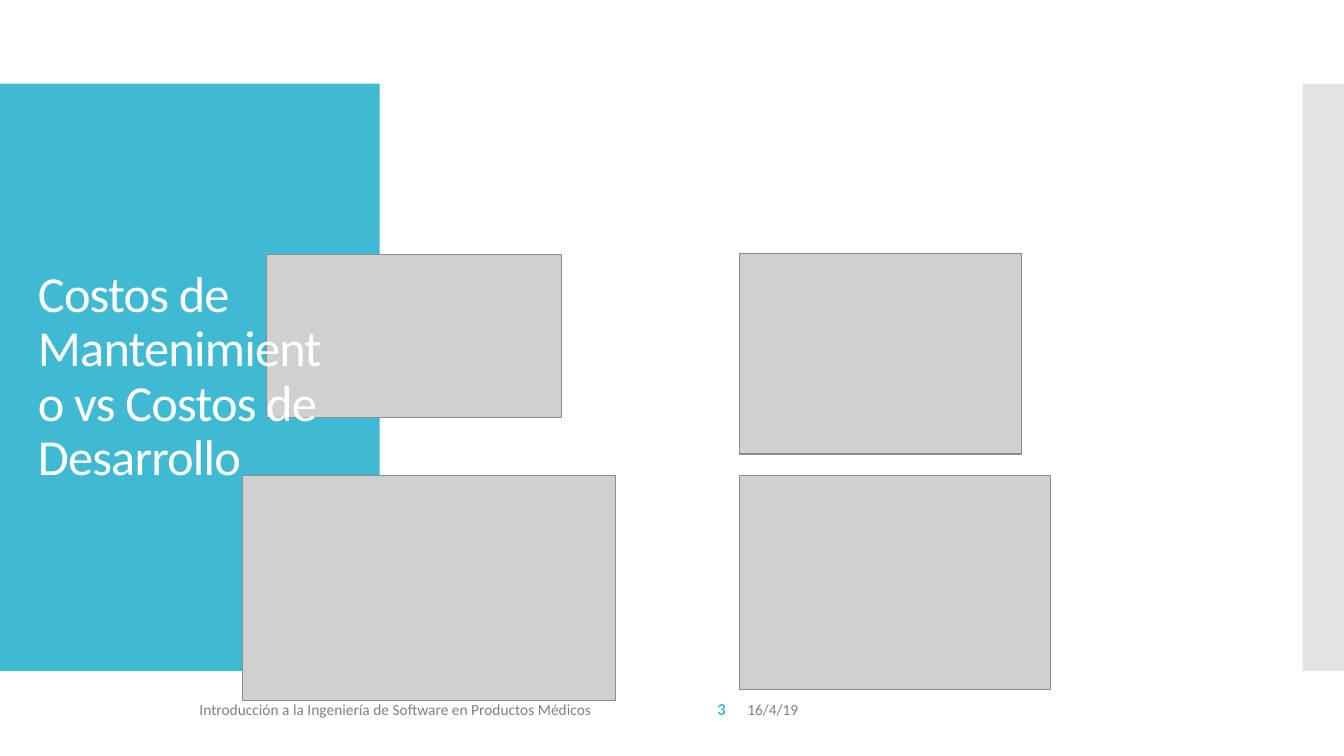
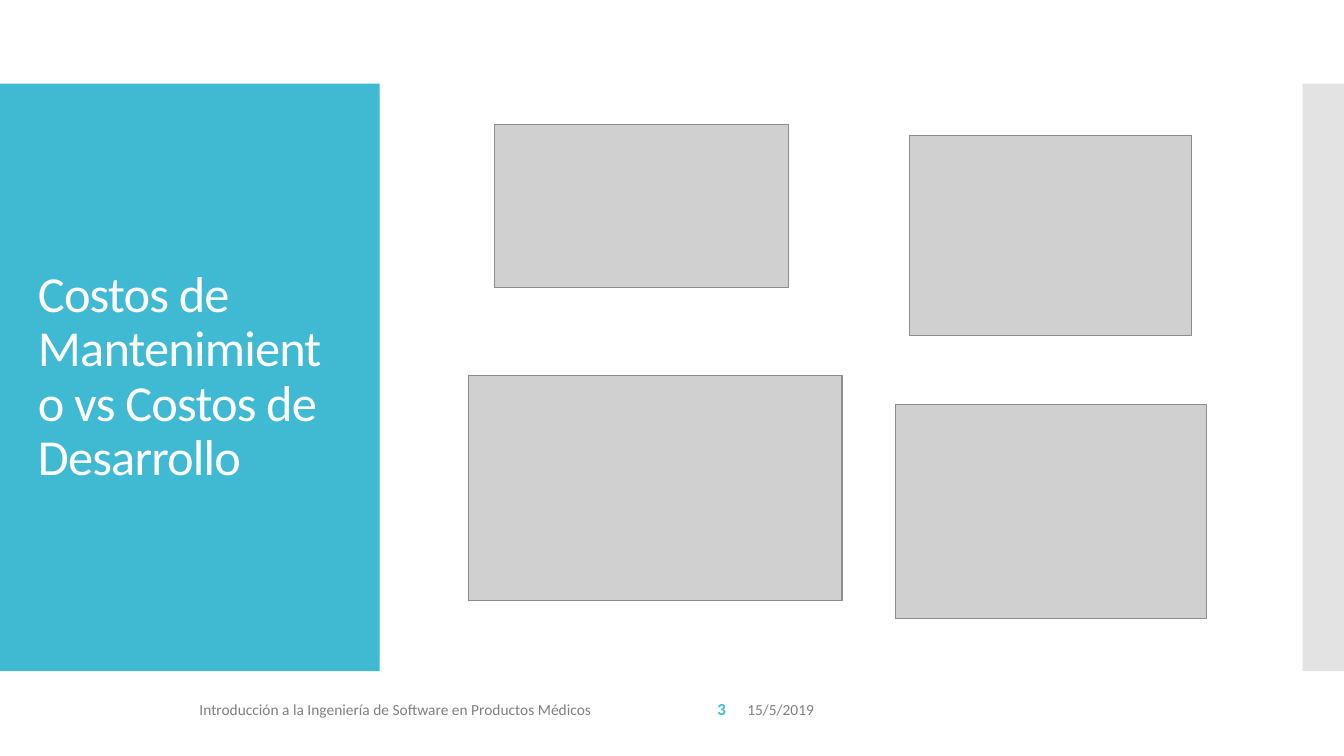
Before and after one commit to vvalotto/IS-en-Sistemas-Embebidos, a slide deck: slide 3 of 04 - IS - Mantenimiento .pptx. Drawn at 1344x756 pixels with LibreOffice and Linux fonts; fonts in the diff are those of the drawing; grey boxes stand for pictures. Boxes give left, top, right and bottom in pixels: in the first picture for what was removed or moved away, otherwise in the second. Text is boxed around its words. In the diff, an @@ line names an element or a change of style, - is before the commit and + after.

```diff
--- a/04 - IS - Mantenimiento .pptx
+++ b/04 - IS - Mantenimiento .pptx
@@ picture: place and size @@
-picture at (267,254,562,417)
+picture at (494,124,788,287)
@@ picture: place and size @@
-picture at (740,254,1022,455)
+picture at (910,135,1193,336)
@@ picture: place and size @@
-picture at (242,476,616,701)
+picture at (469,376,843,601)
@@ picture: place and size @@
-picture at (740,476,1052,690)
+picture at (895,405,1207,619)
@@ text at (747,704,814,716): text changed @@
-16/4/19
+15/5/2019
```
Also in this commit, not shown: 93 other slides changed, 1 slide added, 1 slide removed, 5 other files.
